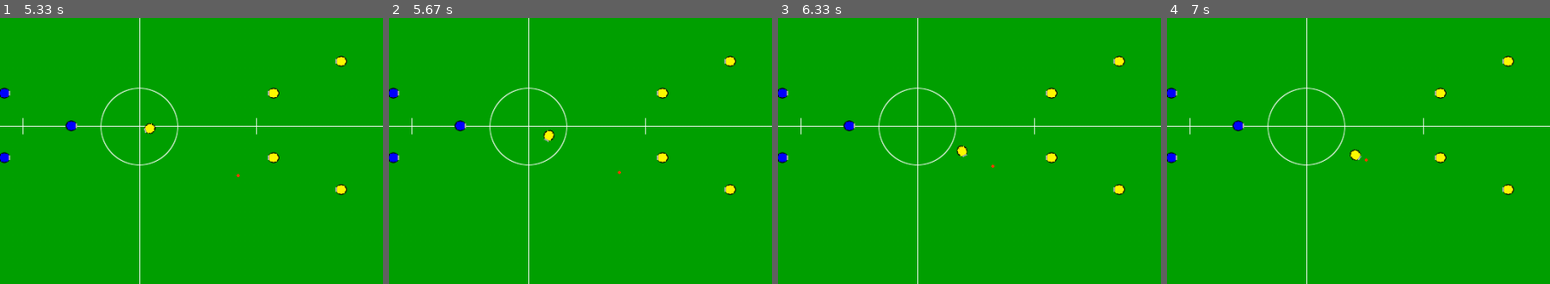
Above: before the commit, frames 1-4 (left to right).
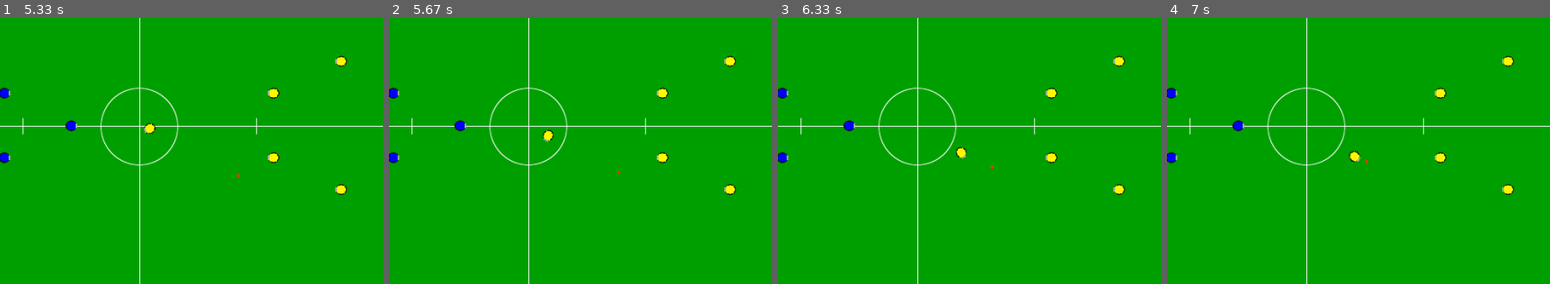
Above: after the commit, the same moments.

Repository: CalPolyRoboCup/robocup-ai
Game: pygame game, started from src/basic_skills/ball_interception/test_ball_interception.py
The game is run twice, just before and just after one commit, with the same random seed, the same clock (stepped at 60 frames per second) and the same inputs.
Inputs:
- Up to frame 1 (5.33 s): no input
- Up to frame 2 (5.67 s): no input
- Up to frame 3 (6.33 s): no input
- Up to frame 4 (7 s): no input
The pictures show only the part of the screen within x 32-82%, y 30-80%; the shares and areas given below are measured in that part.

Frame 1 is identical in both runs. In frame 2, less than 0.1% of the frame differs, in the area x 39-61%, y 41-59%; in frame 3, 0.1%; in frame 4, 0.1%, in the area x 47-53%, y 49-55%.

Commit message:
moving on to new codebase

Diff:
--- a/src/basic_skills/ball_interception/Catch_Pygym.py
+++ b/src/basic_skills/ball_interception/Catch_Pygym.py
@@ -22,7 +22,7 @@
     #self.blue_robots[0].rot = np.random.uniform(-math.pi, math.pi)
     random_offset = np.random.uniform(-1, 1, size = [2])*np.array([3000, 2500])
     self.ball.loc = random_offset
-    random_offset = np.random.uniform(-1, 1, size = [2])*np.array([1000, 1000])
+    random_offset = np.random.uniform(-1, 1, size = [2])*np.array([500, 500])  # [1000,1000]
     target_loc = self.blue_robots[0].loc + random_offset
     speed = np.random.uniform(100,800)
     self.ball.velocity = (target_loc - self.ball.loc)
